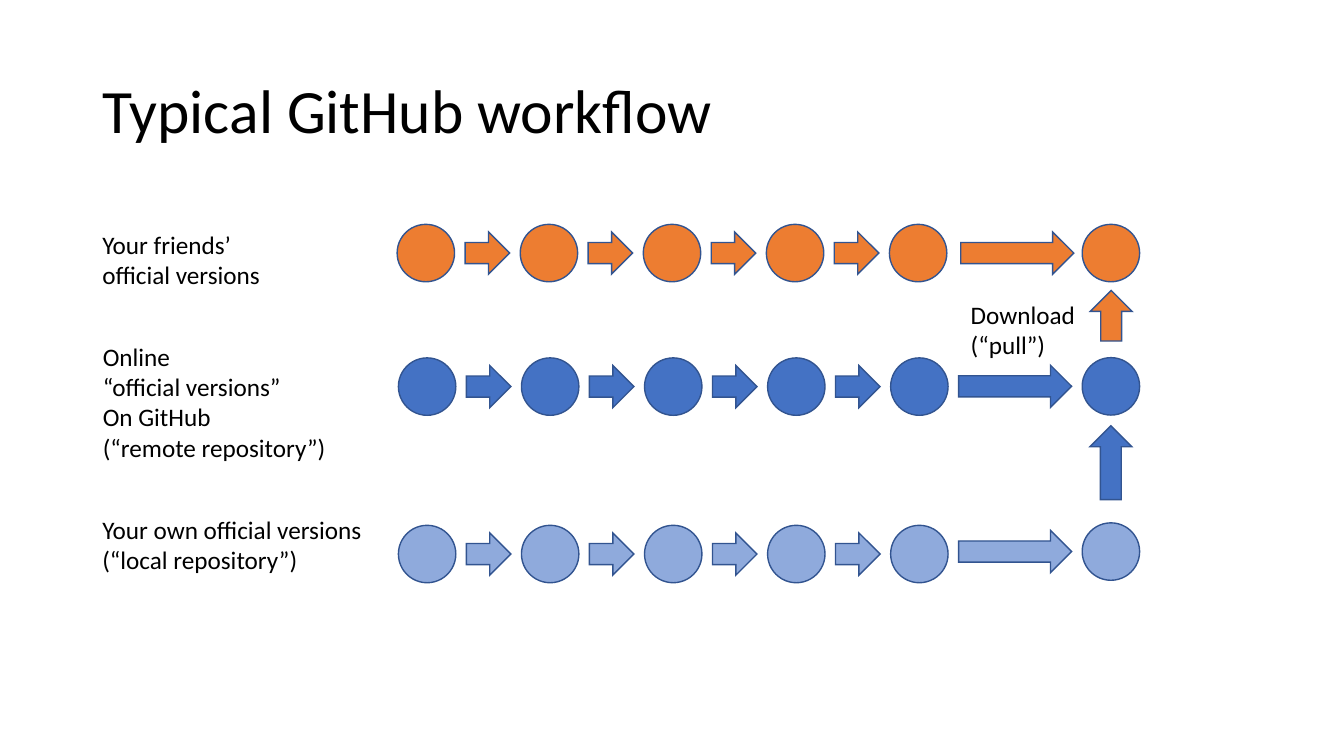
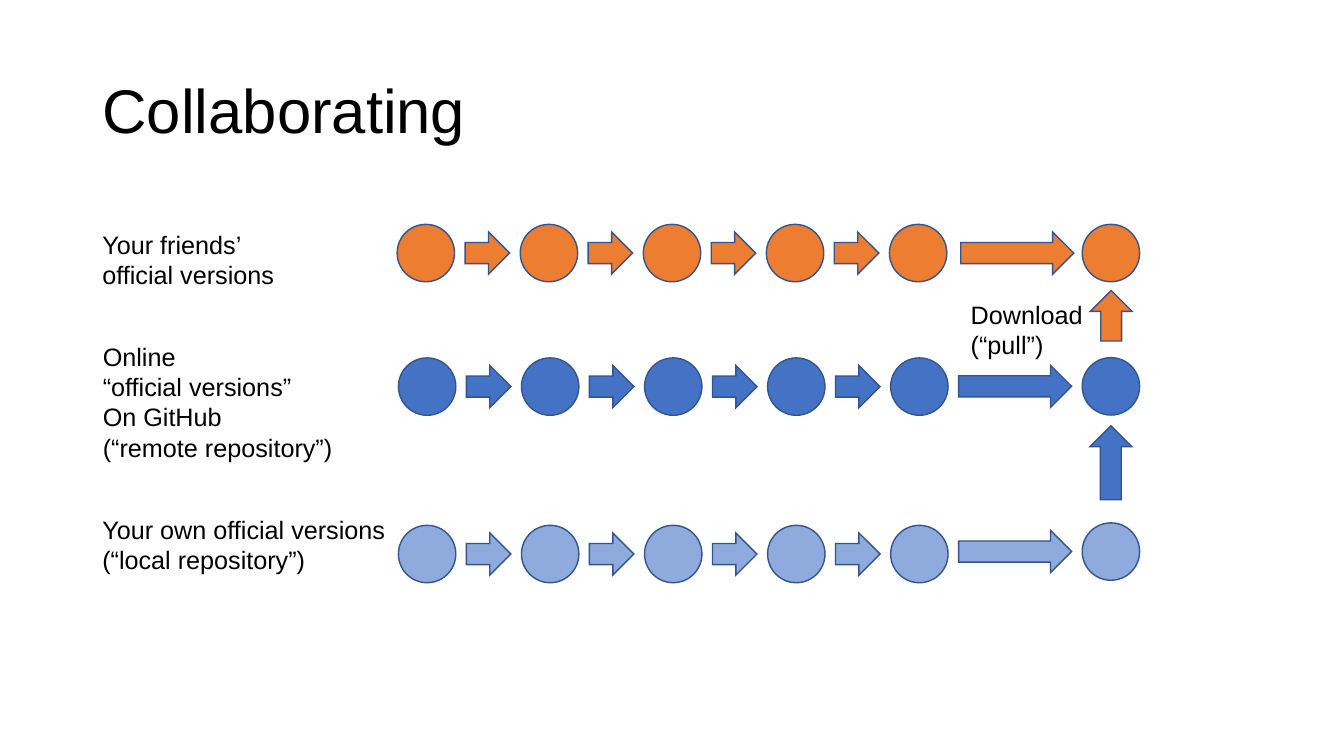
Before and after one commit to vibhaannaswamy/INP_Git_Intro_forked, a slide deck: slide 19 of slides/GitHubIntro_2021.pptx (slide 20 before the commit). Drawn at 1344x756 pixels with LibreOffice and Linux fonts; fonts in the diff are those of the drawing. Boxes give left, top, right and bottom in pixels: in the first picture for what was removed or moved away, otherwise in the second. Text is boxed around its words. In the diff, an @@ line names an element or a change of style, - is before the commit and + after.

```diff
--- a/slides/GitHubIntro_2021.pptx
+++ b/slides/GitHubIntro_2021.pptx
@@ title at (102,88,465,145): text changed; font Calibri to Arial @@
-Typical GitHub workflow
+Collaborating
@@ font Calibri to Arial in 4 elements at (103,347,332,462), (971,305,1083,360), (102,235,274,285), (102,520,385,575) @@
```
Also in this commit, not shown: 20 other slides changed, 1 slide removed, 4 other files.
